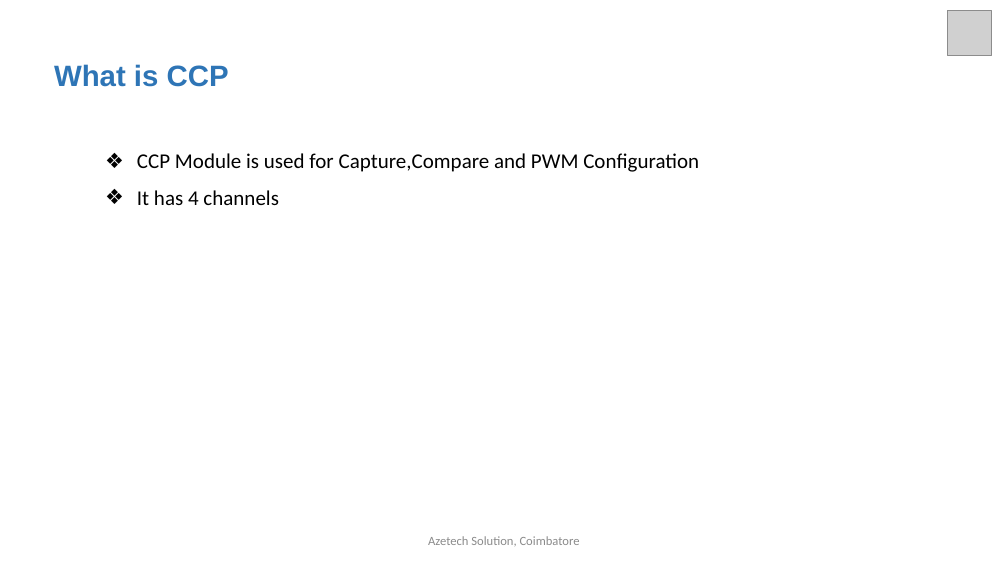
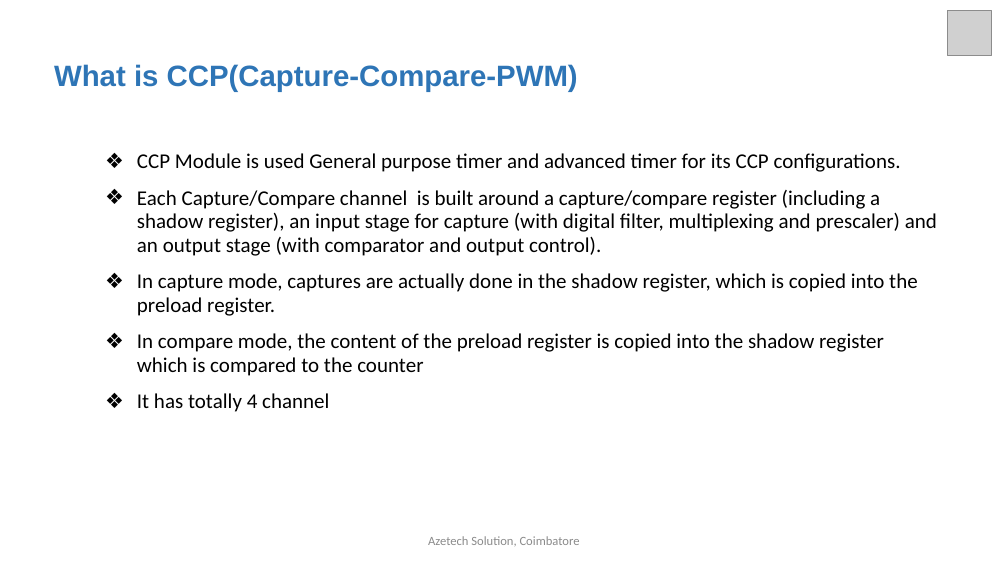
Before and after one commit to arulnelson/AZETECH-CLASS-NOTES, a slide deck: slide 2 of STM32_DOCS/STM32_CCP.pptx. Drawn at 1008x567 pixels with LibreOffice and Linux fonts; fonts in the diff are those of the drawing; grey boxes stand for pictures. Boxes give left, top, right and bottom in pixels: in the first picture for what was removed or moved away, otherwise in the second. Text is boxed around its words. In the diff, an @@ line names an element or a change of style, - is before the commit and + after.

```diff
--- a/STM32_DOCS/STM32_CCP.pptx
+++ b/STM32_DOCS/STM32_CCP.pptx
@@ text at <box>54,64,578,92</box>: text changed @@
-What is CCP
+What is CCP(Capture-Compare-PWM)
@@ text at <box>137,153,937,412</box>: text changed @@
-❖ CCP Module is used for Capture,Compare and PWM Configuration
-❖ It has 4 channels
+❖ CCP Module is used General purpose timer and advanced timer for its CCP configurations.
+❖ Each Capture/Compare channel is built around a capture/compare register (including a shadow register), an input stage for capture (with digital filter, multiplexing and prescaler) and an output stage (with comparator and output control).
+❖ In capture mode, captures are actually done in the shadow register, which is copied into the
+  preload register.
+❖ In compare mode, the content of the preload register is copied into the shadow register
+  which is compared to the counter
+❖ It has totally 4 channel
```
Also in this commit, not shown: 1 other slide changed, 18 slides added, 7 slides removed.
